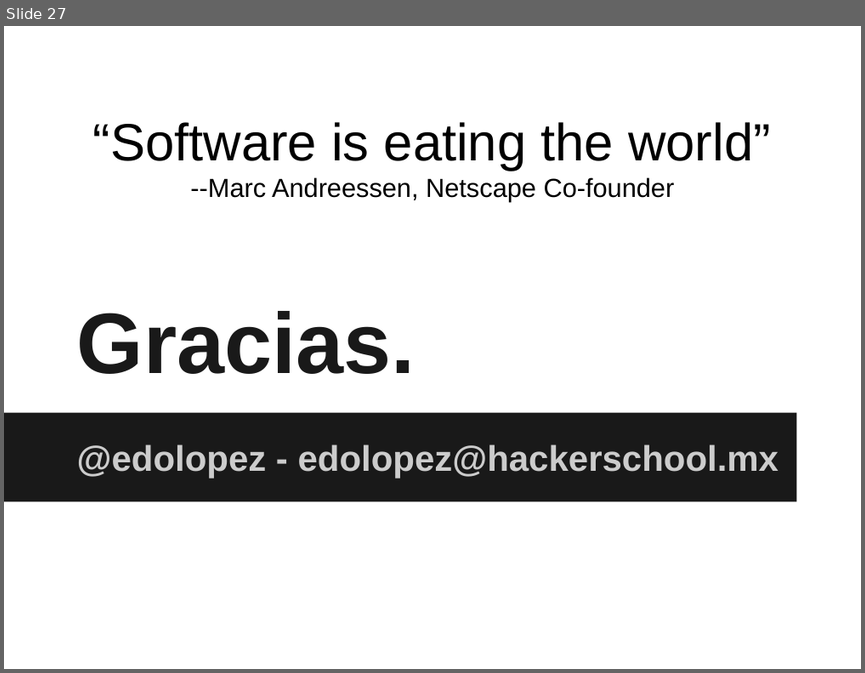
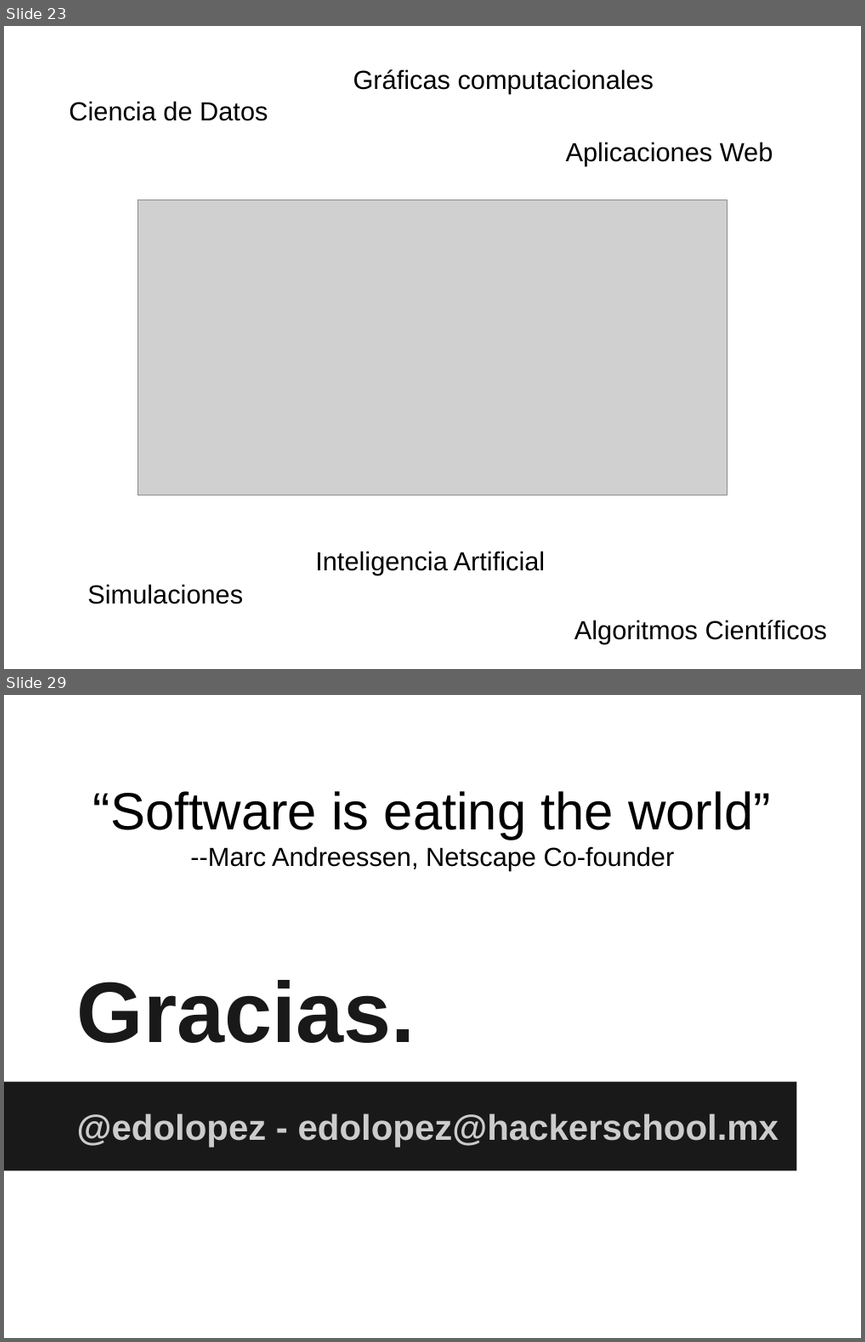
Before and after one commit to hackerschoolmty/newbies, a slide deck: Semana1/0. Intro/Newbies - Clase 0_ Inicio.pptx. Shown one above the other, each under a label of ours: slide 27 before the commit, slides 23 and 29 after it; the slides between them are not shown. The pictures are 865x673 and 865x1342 pixels, drawn with LibreOffice and Linux fonts; fonts in the diff are those of the drawing; grey boxes stand for pictures. Boxes give left, top, right and bottom in pixels: in the first picture for what was removed or moved away, otherwise in the second. Text is boxed around its words. In the diff, an @@ line names an element or a change of style, - is before the commit and + after.

```diff
--- a/Semana1/0. Intro/Newbies - Clase 0_ Inicio.pptx
+++ b/Semana1/0. Intro/Newbies - Clase 0_ Inicio.pptx
@@ slide 23 added at (4, 26, 861, 669), background #FFFFFF @@
@@ text added at (353, 69, 654, 93), 22 pt, text #000000 @@
+Gráficas computacionales
@@ text added at (69, 101, 268, 121), 22 pt, text #000000 @@
+Ciencia de Datos
@@ text added at (566, 142, 773, 166), 22 pt, text #000000 @@
+Aplicaciones Web
@@ picture added at (137, 200, 727, 494) @@
@@ text added at (315, 550, 545, 575), 22 pt, text #000000 @@
+Inteligencia Artificial
@@ text added at (87, 584, 243, 604), 22 pt, text #000000 @@
+Simulaciones
@@ text added at (574, 619, 828, 644), 22 pt, text #000000 @@
+Algoritmos Científicos
@@ what was slide 27 is now slide 29 @@
```
Also in this commit, not shown: 18 slides changed, 3 other slides added, 2 slides removed, 29 other files.
